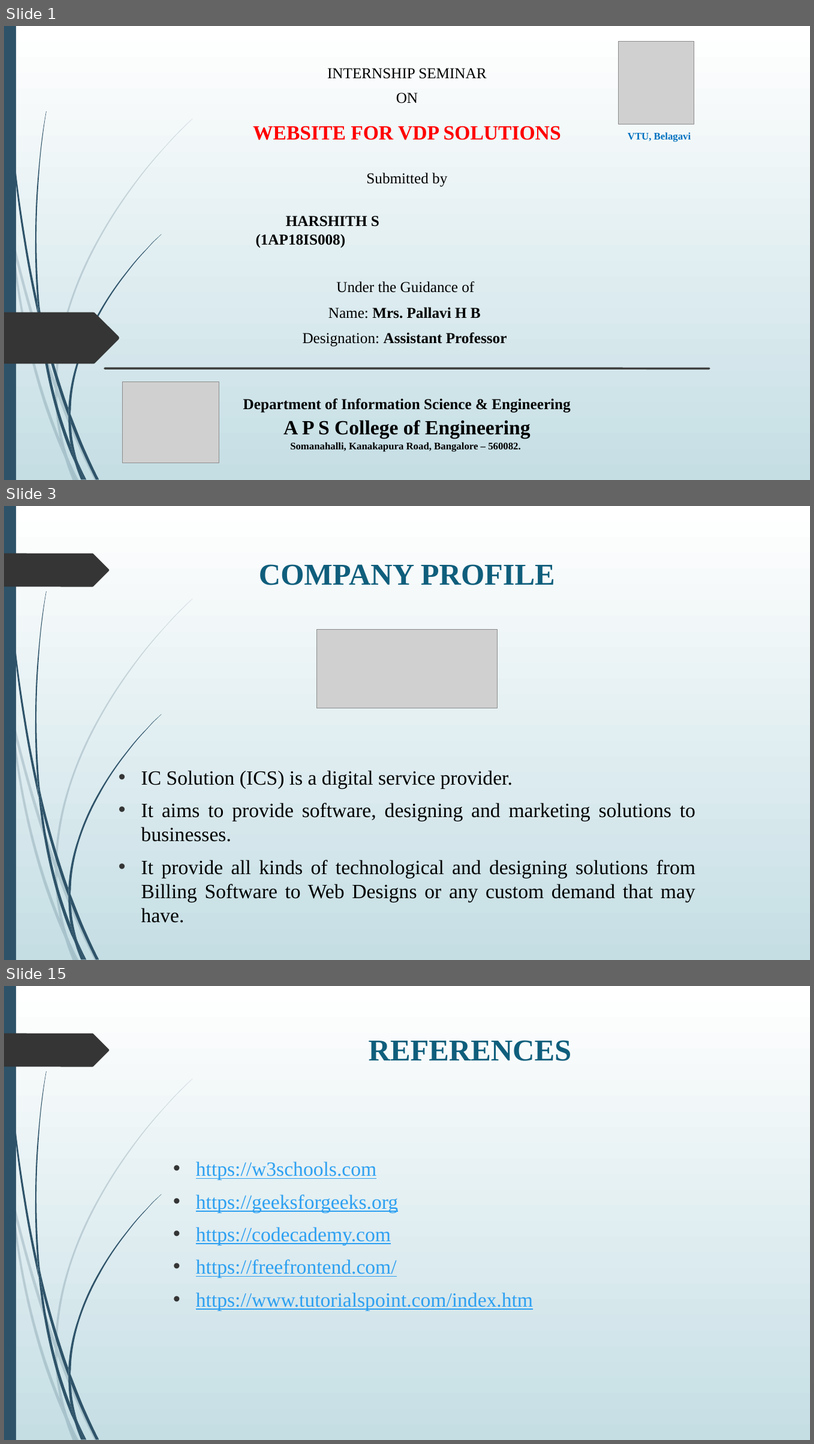
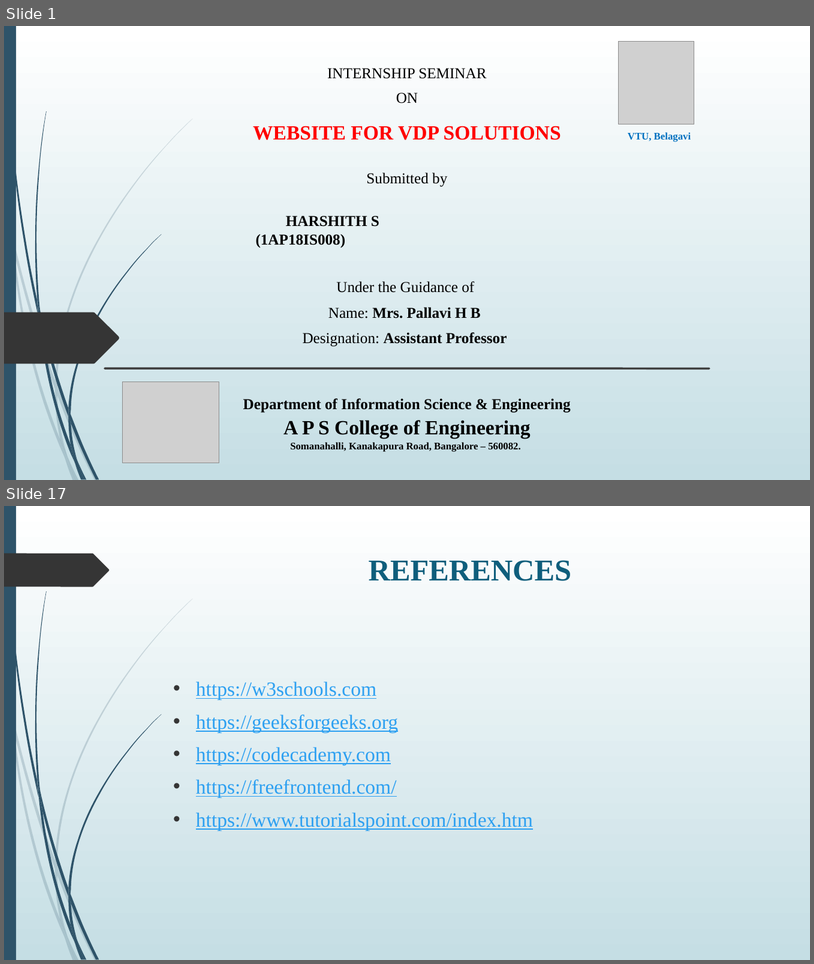
Before and after one commit to Harshith5S/VDP_Solutions, a slide deck: presentation.pptx. Shown one above the other, each under a label of ours: slides 1, 3 and 15 before the commit, slides 1 and 17 after it; the slides between them are not shown. The pictures are 814x1444 and 814x964 pixels, drawn with LibreOffice and Linux fonts; fonts in the diff are those of the drawing; grey boxes stand for pictures. Boxes give left, top, right and bottom in pixels: in the first picture for what was removed or moved away, otherwise in the second. Text is boxed around its words. In the diff, an @@ line names an element or a change of style, - is before the commit and + after.

```diff
--- a/presentation.pptx
+++ b/presentation.pptx
@@ slide 3 removed at (4, 506, 810, 960), background gradient #FFFFFF to #C5DEE5; not listed: 24 template elements that a slide beside it also shows @@
@@ title removed at (259, 564, 555, 585) @@
-COMPANY PROFILE
@@ picture removed at (317, 630, 498, 708) @@
@@ text removed at (141, 770, 696, 922) @@
-• IC Solution (ICS) is a digital service provider.
-• It aims to provide software, designing and marketing solutions to businesses.
-• It provide all kinds of technological and designing solutions from Billing Software to Web Designs or any custom demand that may have.
@@ what was slide 15 is now slide 17 @@
```
Also in this commit, not shown: 7 slides changed, 8 slides added, 5 other slides removed.
